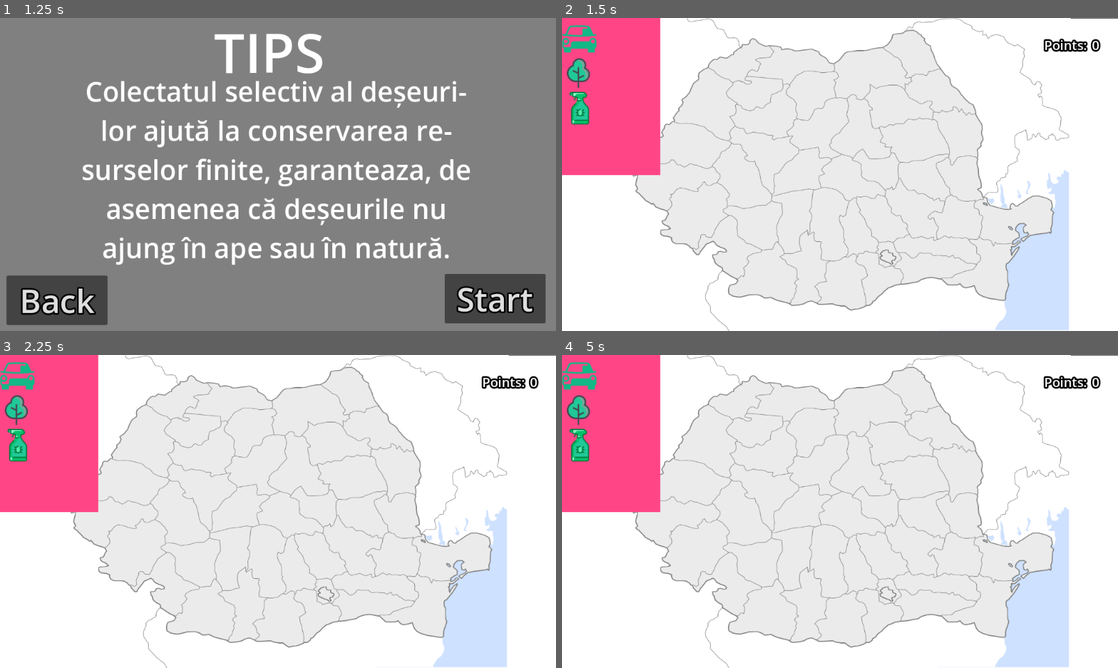
Above: before the commit, frames 1-4 (two rows, left to right).
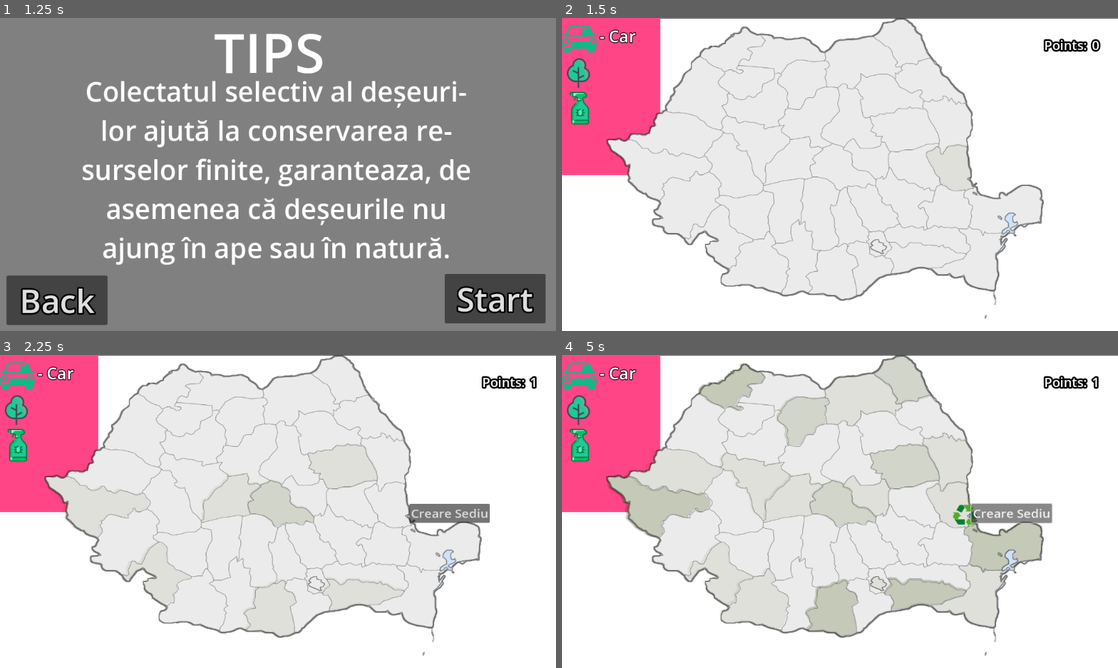
Above: after the commit, the same moments.

Repository: Yuichiro021/TechnoByte
Game: Godot game, scene res://main_menu/main_menu.tscn
Two runs of this game, one before a commit and one after it. Both use one fixed random seed, a clock stepped at 60 frames per second and the inputs below.
Inputs (mouse positions are in pixels of both pictures, inside the frame that each line leads up to):
- Up to frame 1 (1.25 s): click "Start" at 0.5 s
- Up to frame 2 (1.5 s): click "Start" at 1.25 s
- Up to frame 3 (2.25 s): move the mouse to (400, 495) at 2.02 s; click (400, 495) at 2.17 s
- Up to frame 4 (5 s): click (1012, 514) at 2.75 s, where only the run after the commit has a clickable "Creare Sediu"; click (1012, 514) at 3.5 s, where only the run after the commit has a clickable "Creare Sediu"; click (1012, 514) at 4.25 s, where only the run after the commit has a clickable "Creare Sediu"

Frame 1 is identical in both runs. In frame 2, 12% of the frame differs, in the area x 6-92%, y 0-100%; in frame 3, 14%; in frame 4, 22%, in the area x 6-97%, y 0-100%.

Commit message:
comit2.py

Diff:
--- a/Scenes/level1.tscn
+++ b/Scenes/level1.tscn
@@ -1,7 +1,7 @@
 [gd_scene load_steps=49 format=3 uid="uid://duriewur2gonr"]
 
-[ext_resource type="Texture2D" uid="uid://byqouqurwj2y1" path="res://resources/level/map.png" id="1_0hgvy"]
 [ext_resource type="Texture2D" uid="uid://d0167ut5lwf74" path="res://resources/backgrounds/white.png" id="1_a8x5o"]
+[ext_resource type="Texture2D" uid="uid://bqpg0jp0dhqrw" path="res://resources/level/HartaRo.png" id="2_7b3rj"]
 [ext_resource type="Texture2D" uid="uid://b6o8ryj1de2xv" path="res://resources/level/TM.png" id="2_c3i3c"]
 [ext_resource type="Script" path="res://Scripts/Judete.gd" id="2_hr183"]
 [ext_resource type="Texture2D" uid="uid://j1pug3f345tt" path="res://resources/level/AR.png" id="3_0nfh5"]
@@ -60,14 +60,16 @@
 expand_mode = 1
 
 [node name="TextureRect" type="TextureRect" parent="."]
+z_index = 2
 anchors_preset = 5
 anchor_left = 0.5
 anchor_right = 0.5
-offset_left = -425.0
-offset_right = 425.0
-offset_bottom = 576.0
+offset_left = -430.0
+offset_right = 375.0
+offset_bottom = 554.0
 grow_horizontal = 2
-texture = ExtResource("1_0hgvy")
+size_flags_horizontal = 4
+texture = ExtResource("2_7b3rj")
 expand_mode = 1
 
 [node name="Judete" type="Node2D" parent="TextureRect"]
@@ -76,7 +78,7 @@
 
 [node name="PH" type="Sprite2D" parent="TextureRect/Judete"]
 z_index = 1
-position = Vector2(503, 371)
+position = Vector2(490, 350.114)
 scale = Vector2(0.721591, 0.653821)
 texture = ExtResource("3_8h1sd")
 
@@ -84,7 +86,7 @@
 polygon = PackedVector2Array(3.5, -58.5, 4.5, -58.5, 4.5, -56.3, 6.5, -55.3, 6.5, -51.5, 7.5, -51.5, 7.5, -48.5, 8.5, - …(3023 unchanged characters)…
 
 [node name="TM" type="Sprite2D" parent="TextureRect/Judete"]
-position = Vector2(108, 298.5)
+position = Vector2(94.9999, 277.614)
 scale = Vector2(0.721804, 0.66092)
 texture = ExtResource("2_c3i3c")
 
@@ -92,7 +94,7 @@
 polygon = PackedVector2Array(-103.5, -78.4, -99.5, -77.4, -99.5, -76.3, -97.5, -75.3, -97.5, -74.5, -95.5, -74.5, -95.5 …(6527 unchanged characters)…
 
 [node name="AR" type="Sprite2D" parent="TextureRect/Judete"]
-position = Vector2(136.5, 233.5)
+position = Vector2(123.5, 212.614)
 scale = Vector2(0.7375, 0.639706)
 texture = ExtResource("3_0nfh5")
 
@@ -101,7 +103,7 @@
 polygon = PackedVector2Array(-23.5, -59.5, -21.5, -59.5, -21.5, -58.5, -20.5, -58.5, -20.5, -57.5, -18.5, -57.5, -18.5, …(4981 unchanged characters)…
 
 [node name="SM" type="Sprite2D" parent="TextureRect/Judete"]
-position = Vector2(243.485, 79.8932)
+position = Vector2(230.485, 59.0069)
 scale = Vector2(0.723711, 0.653133)
 texture = ExtResource("4_fkp7y")
 
@@ -109,7 +111,7 @@
 polygon = PackedVector2Array(36.5, -57.5, 37.5, -57.5, 37.5, -55.5, 38.5, -55.5, 38.5, -53.5, 39.3, -53.5, 40.3, -51.5, …(3538 unchanged characters)…
 
 [node name="BH" type="Sprite2D" parent="TextureRect/Judete"]
-position = Vector2(176.5, 161)
+position = Vector2(163.5, 140.114)
 scale = Vector2(0.759259, 0.679612)
 texture = ExtResource("5_o23tf")
 
@@ -118,7 +120,7 @@
 polygon = PackedVector2Array(10.5, -94.3, 12.5, -93.3, 12.5, -92.5, 14.5, -92.5, 14.5, -91.5, 16.5, -91.5, 16.5, -90.5, …(5161 unchanged characters)…
 
 [node name="MM" type="Sprite2D" parent="TextureRect/Judete"]
-position = Vector2(334.102, 87)
+position = Vector2(321.102, 66.1136)
 scale = Vector2(0.724762, 0.666667)
 texture = ExtResource("6_goa80")
 
@@ -127,7 +129,7 @@
 polygon = PackedVector2Array(-30.5, -45.5, -26.5, -45.5, -26.5, -44.5, -25.5, -44.5, -25.5, -43.5, -23.5, -43.5, -23.5, …(3221 unchanged characters)…
 
 [node name="SJ" type="Sprite2D" parent="TextureRect/Judete"]
-position = Vector2(267.167, 140.5)
+position = Vector2(254.167, 119.614)
 scale = Vector2(0.747685, 0.663265)
 texture = ExtResource("7_km7mt")
 
@@ -136,7 +138,7 @@
 polygon = PackedVector2Array(6.5, -40.5, 23.5, -40.5, 23.5, -39.5, 26.5, -39.5, 26.5, -38.5, 43.5, -38.5, 43.5, -37.5,  …(2577 unchanged characters)…
 
 [node name="CS" type="Sprite2D" parent="TextureRect/Judete"]
-position = Vector2(157.5, 364.5)
+position = Vector2(144.5, 343.614)
 scale = Vector2(0.721591, 0.637755)
 texture = ExtResource("8_1qmss")
 
@@ -145,7 +147,7 @@
 polygon = PackedVector2Array(59.5, -87.5, 60.5, -87.5, 60.5, -86.5, 61.5, -86.5, 61.5, -85.3, 63.5, -84.3, 63.5, -83.5, …(5706 unchanged characters)…
 
 [node name="CJ" type="Sprite2D" parent="TextureRect/Judete"]
-position = Vector2(286, 171)
+position = Vector2(273, 150.114)
 scale = Vector2(0.721591, 0.637755)
 texture = ExtResource("9_inm2c")
 
@@ -154,7 +156,7 @@
 polygon = PackedVector2Array(61.5, -65.5, 60.3, -65.5, 59.3, -63.5, 58.5, -63.5, 58.5, -62.5, 57.5, -62.5, 57.5, -60.5, …(4234 unchanged characters)…
 
 [node name="MH" type="Sprite2D" parent="TextureRect/Judete"]
-position = Vector2(214, 422.38)
+position = Vector2(201, 401.494)
 scale = Vector2(0.721591, 0.633484)
 texture = ExtResource("9_to0q7")
 
@@ -162,7 +164,7 @@
 polygon = PackedVector2Array(16.5, -80.5, 17.5, -80.5, 17.5, -79.5, 18.5, -79.5, 18.5, -78.3, 20.5, -77.3, 20.5, -76.5, …(5691 unchanged characters)…
 
 [node name="DJ" type="Sprite2D" parent="TextureRect/Judete"]
-position = Vector2(285, 469)
+position = Vector2(272, 448.114)
 scale = Vector2(0.721591, 0.633484)
 texture = ExtResource("10_3i2sl")
 
@@ -170,7 +172,7 @@
 polygon = PackedVector2Array(33.5, -79.5, 34.5, -79.5, 34.5, -77.5, 35.5, -77.5, 35.5, -75.5, 36.5, -75.5, 36.5, -73.5, …(4068 unchanged characters)…
 
 [node name="GJ" type="Sprite2D" parent="TextureRect/Judete"]
-position = Vector2(264, 382)
+position = Vector2(251, 361.114)
 scale = Vector2(0.721591, 0.633484)
 texture = ExtResource("11_r2bk3")
 
@@ -178,7 +180,7 @@
 polygon = PackedVector2Array(50.5, -61.5, 52.5, -61.5, 52.5, -60.5, 55.5, -60.5, 55.5, -59.5, 58.5, -59.5, 58.5, -58.5, …(2884 unchanged characters)…
 
 [node name="HD" type="Sprite2D" parent="TextureRect/Judete"]
-position = Vector2(244, 290)
+position = Vector2(231, 269.114)
 scale = Vector2(0.721591, 0.633484)
 texture = ExtResource("12_4g3po")
 
@@ -186,7 +188,7 @@
 polygon = PackedVector2Array(-22.5, -84.5, -20.5, -84.5, -20.5, -83.5, -17.5, -83.5, -17.5, -82.5, -4.5, -82.5, -4.5, - …(4478 unchanged characters)…
 
 [node name="AB" type="Sprite2D" parent="TextureRect/Judete"]
-position = Vector2(284, 261)
+position = Vector2(271, 240.114)
 scale = Vector2(0.721591, 0.633484)
 texture = ExtResource("13_6ha3s")
 
@@ -194,7 +196,7 @@
 polygon = PackedVector2Array(-68.5, -88.5, -66.5, -88.5, -66.5, -87.5, -64.5, -87.5, -64.5, -86.4, -60.5, -85.4, -60.5, …(4659 unchanged characters)…
 
 [node name="MS" type="Sprite2D" parent="TextureRect/Judete"]
-position = Vector2(383, 203.81)
+position = Vector2(370, 182.924)
 scale = Vector2(0.721591, 0.653821)
 texture = ExtResource("14_ak4sh")
 
@@ -202,7 +204,7 @@
 polygon = PackedVector2Array(45.5, -80.5, 69.5, -80.5, 69.5, -79.5, 70.5, -79.5, 70.5, -75.5, 71.5, -75.5, 71.5, -52.5, …(4298 unchanged characters)…
 
 [node name="SB" type="Sprite2D" parent="TextureRect/Judete"]
-position = Vector2(355, 282)
+position = Vector2(342, 261.114)
 scale = Vector2(0.721591, 0.653821)
 texture = ExtResource("15_gnhwy")
 
@@ -210,7 +212,7 @@
 polygon = PackedVector2Array(38.5, -59.3, 38.5, -58.5, 39.5, -58.5, 39.5, -56.5, 40.5, -56.5, 40.5, -55.5, 41.5, -55.5, …(3089 unchanged characters)…
 
 [node name="VL" type="Sprite2D" parent="TextureRect/Judete"]
-position = Vector2(337, 375)
+position = Vector2(324, 354.114)
 scale = Vector2(0.721591, 0.653821)
 texture = ExtResource("18_4lf74")
 
@@ -218,7 +220,7 @@
 polygon = PackedVector2Array(46.5, -79.5, 45.5, -79.5, 45.5, -70.5, 44.5, -70.5, 44.5, -67.5, 43.5, -67.5, 43.5, -50.5, …(2789 unchanged characters)…
 
 [node name="OT" type="Sprite2D" parent="TextureRect/Judete"]
-position = Vector2(359, 462)
+position = Vector2(346, 441.114)
 scale = Vector2(0.721591, 0.653821)
 texture = ExtResource("19_n8tf5")
 
@@ -226,7 +228,7 @@
 polygon = PackedVector2Array(4.5, -95.5, 5.5, -95.5, 5.5, -94.5, 7.5, -94.5, 7.5, -93.5, 10.5, -93.5, 10.5, -92.5, 12.5 …(4049 unchanged characters)…
 
 [node name="BN" type="Sprite2D" parent="TextureRect/Judete"]
-position = Vector2(374, 142)
+position = Vector2(361, 121.114)
 scale = Vector2(0.721591, 0.653821)
 texture = ExtResource("20_47bfn")
 
@@ -235,7 +237,7 @@
 polygon = PackedVector2Array(6.5, -60.5, 13.5, -60.5, 13.5, -59.5, 16.5, -59.5, 16.5, -58.5, 41.5, -58.5, 41.5, -59.5,  …(2495 unchanged characters)…
 
 [node name="TR" type="Sprite2D" parent="TextureRect/Judete"]
-position = Vector2(427, 486)
+position = Vector2(414, 465.114)
 scale = Vector2(0.721591, 0.653821)
 texture = ExtResource("21_y6psi")
 
@@ -243,7 +245,7 @@
 polygon = PackedVector2Array(33.5, -70.5, 34.5, -70.5, 34.5, -67.5, 33.5, -67.5, 33.5, -65.5, 32.5, -65.5, 32.5, -62.5, …(2977 unchanged characters)…
 
 [node name="AG" type="Sprite2D" parent="TextureRect/Judete"]
-position = Vector2(404, 380)
+position = Vector2(391, 359.114)
 scale = Vector2(0.721591, 0.653821)
 texture = ExtResource("22_ilhn5")
 
@@ -251,7 +253,7 @@
 polygon = PackedVector2Array(3.5, -95.5, 8.5, -95.5, 8.5, -94.4, 14.5, -93.4, 14.5, -92.4, 18.5, -91.4, 18.5, -90.5, 20 …(2855 unchanged characters)…
 
 [node name="BV" type="Sprite2D" parent="TextureRect/Judete"]
-position = Vector2(448, 293)
+position = Vector2(435, 272.114)
 scale = Vector2(0.721591, 0.653821)
 texture = ExtResource("23_odbg7")
 
@@ -260,7 +262,7 @@
 polygon = PackedVector2Array(-20.5, -57.4, -14.5, -56.4, -14.5, -55.5, -9.5, -55.5, -9.5, -54.4, -5.5, -53.4, -5.5, -51 …(3605 unchanged characters)…
 
 [node name="HR" type="Sprite2D" parent="TextureRect/Judete"]
-position = Vector2(464, 202)
+position = Vector2(451, 181.114)
 scale = Vector2(0.721591, 0.653821)
 texture = ExtResource("24_ha8uw")
 
@@ -269,7 +271,7 @@
 polygon = PackedVector2Array(-19.5, -83.5, -18.5, -83.5, -18.5, -80.5, -17.5, -80.5, -17.5, -78.5, -16.7, -78.5, -15.7, …(4739 unchanged characters)…
 
 [node name="CV" type="Sprite2D" parent="TextureRect/Judete"]
-position = Vector2(493, 282)
+position = Vector2(480, 261.114)
 scale = Vector2(0.721591, 0.653821)
 texture = ExtResource("25_gyg3y")
 
@@ -278,7 +280,7 @@
 polygon = PackedVector2Array(-36.5, -50.4, -32.5, -49.4, -32.5, -48.5, -31.5, -48.5, -31.5, -46.5, -30.5, -46.5, -30.5, …(3115 unchanged characters)…
 
 [node name="SV" type="Sprite2D" parent="TextureRect/Judete"]
-position = Vector2(485, 103)
+position = Vector2(472, 82.1136)
 scale = Vector2(0.721591, 0.653821)
 texture = ExtResource("26_on82t")
 
@@ -287,7 +289,7 @@
 polygon = PackedVector2Array(28.5, -67.5, 29.5, -67.5, 29.5, -66.3, 31.5, -65.3, 31.5, -64.5, 32.5, -64.5, 32.5, -63.5, …(4478 unchanged characters)…
 
 [node name="BT" type="Sprite2D" parent="TextureRect/Judete"]
-position = Vector2(559, 67)
+position = Vector2(546, 46.1136)
 scale = Vector2(0.721591, 0.653821)
 texture = ExtResource("27_y4g45")
 
@@ -295,7 +297,7 @@
 polygon = PackedVector2Array(-12.5, -60.5, -9.5, -60.5, -9.5, -59.5, 5.5, -59.5, 5.5, -58.5, 7.5, -58.5, 7.5, -57.5, 10 …(3457 unchanged characters)…
 
 [node name="BC" type="Sprite2D" parent="TextureRect/Judete"]
-position = Vector2(562, 226)
+position = Vector2(549, 205.114)
 scale = Vector2(0.721591, 0.653821)
 texture = ExtResource("28_asv8p")
 
@@ -303,7 +305,7 @@
 polygon = PackedVector2Array(19.5, -56.5, 38.5, -56.5, 38.5, -55.5, 41.5, -55.5, 41.5, -54.5, 42.5, -54.5, 42.5, -55.5, …(2921 unchanged characters)…
 
 [node name="IS" type="Sprite2D" parent="TextureRect/Judete"]
-position = Vector2(610, 136)
+position = Vector2(597, 115.114)
 scale = Vector2(0.721591, 0.653821)
 texture = ExtResource("29_xo4po")
 
@@ -311,7 +313,7 @@
 polygon = PackedVector2Array(3.5, -55.3, 5.5, -54.3, 5.5, -53.5, 6.5, -53.5, 6.5, -51.5, 7.5, -51.5, 7.5, -49.5, 8.5, - …(4100 unchanged characters)…
 
 [node name="NT" type="Sprite2D" parent="TextureRect/Judete"]
-position = Vector2(538, 164)
+position = Vector2(525, 143.114)
 scale = Vector2(0.721591, 0.653821)
 texture = ExtResource("30_ub2vl")
 
@@ -319,7 +321,7 @@
 polygon = PackedVector2Array(-3.5, -53.5, -2.5, -53.5, -2.5, -52.5, -1.5, -52.5, -1.5, -51.3, 0.5, -50.3, 0.5, -49.5, 1 …(3467 unchanged characters)…
 
 [node name="VS" type="Sprite2D" parent="TextureRect/Judete"]
-position = Vector2(642, 218)
+position = Vector2(629, 197.114)
 scale = Vector2(0.721591, 0.653821)
 texture = ExtResource("31_a22o3")
 
@@ -328,7 +330,7 @@
 polygon = PackedVector2Array(-5.5, -71.5, -4.5, -71.5, -4.5, -68.5, -3.5, -68.5, -3.5, -66.5, -2.5, -66.5, -2.5, -65.5, …(3547 unchanged characters)…
 
 [node name="VN" type="Sprite2D" parent="TextureRect/Judete"]
-position = Vector2(579, 295)
+position = Vector2(566, 274.114)
 scale = Vector2(0.721591, 0.653821)
 texture = ExtResource("32_uua0r")
 
@@ -337,7 +339,7 @@
 polygon = PackedVector2Array(48.3, -54.5, 46.5, -54.5, 46.5, -53.5, 43.5, -53.5, 43.5, -52.5, 41.5, -52.5, 41.5, -51.5, …(2923 unchanged characters)…
 
 [node name="GL" type="Sprite2D" parent="TextureRect/Judete"]
-position = Vector2(649, 295)
+position = Vector2(636, 274.114)
 scale = Vector2(0.721591, 0.653821)
 texture = ExtResource("33_llm4k")
 
@@ -347,7 +349,7 @@
 
 [node name="DB" type="Sprite2D" parent="TextureRect/Judete"]
 z_index = 1
-position = Vector2(460, 386)
+position = Vector2(447, 365.114)
 scale = Vector2(0.721591, 0.653821)
 texture = ExtResource("34_iodsb")
 
@@ -355,7 +357,7 @@
 polygon = PackedVector2Array(-14.5, -74.5, -13.5, -74.5, -13.5, -71.5, -12.5, -71.5, -12.5, -68.5, -11.5, -68.5, -11.5, …(2704 unchanged characters)…
 
 [node name="BZ" type="Sprite2D" parent="TextureRect/Judete"]
-position = Vector2(564, 350)
+position = Vector2(551, 329.114)
 scale = Vector2(0.721591, 0.653821)
 texture = ExtResource("35_m76fu")
 
@@ -364,7 +366,7 @@
 polygon = PackedVector2Array(-39, -68.5, -38, -68.5, -38, -66.5, -37, -66.5, -37, -64.5, -36.2, -64.5, -35.2, -62.5, -3 …(3606 unchanged characters)…
 
 [node name="GR" type="Sprite2D" parent="TextureRect/Judete"]
-position = Vector2(499, 480)
+position = Vector2(486, 459.114)
 scale = Vector2(0.721591, 0.653821)
 texture = ExtResource("36_8yk12")
 
@@ -374,7 +376,7 @@
 
 [node name="IF" type="Sprite2D" parent="TextureRect/Judete"]
 show_behind_parent = true
-position = Vector2(514, 435)
+position = Vector2(501, 414.114)
 scale = Vector2(0.721591, 0.653821)
 texture = ExtResource("37_tk6j4")
 
@@ -382,7 +384,7 @@
 polygon = PackedVector2Array(1, -33, 4, -33, 4, -32, 7, -32, 7, -31, 10, -31, 10, -30, 11, -30, 11, -29, 12, -29, 12, - …(2009 unchanged characters)…
 
 [node name="B" type="Sprite2D" parent="TextureRect/Judete"]
-position = Vector2(514, 441)
+position = Vector2(501, 420.114)
 scale = Vector2(0.721591, 0.653821)
 texture = ExtResource("38_0gbwd")
 
@@ -390,7 +392,7 @@
 polygon = PackedVector2Array(-1.5, -11.3, 0.5, -10.3, 0.5, -9.5, 2.5, -9.5, 2.5, -8.5, 5.5, -8.5, 5.5, -7.5, 7.5, -7.5, …(336 unchanged characters)…
 
 [node name="IL" type="Sprite2D" parent="TextureRect/Judete"]
-position = Vector2(603, 429)
+position = Vector2(590, 408.114)
 scale = Vector2(0.721591, 0.653821)
 texture = ExtResource("39_2yvxp")
 
@@ -399,7 +401,7 @@
 polygon = PackedVector2Array(-71.5, -35.5, -70.5, -35.5, -70.5, -34.3, -68.5, -33.3, -68.5, -32.5, -67.5, -32.5, -67.5, …(3595 unchanged characters)…
 
 [node name="CL" type="Sprite2D" parent="TextureRect/Judete"]
-position = Vector2(600, 460)
+position = Vector2(587, 439.114)
 scale = Vector2(0.721591, 0.653821)
 texture = ExtResource("40_3ok2y")
 
@@ -408,7 +410,7 @@
 polygon = PackedVector2Array(-75.5, -37.5, -74.5, -37.5, -74.5, -36.5, -73.5, -36.5, -73.5, -35.3, -71.5, -34.3, -71.5, …(3535 unchanged characters)…
 
 [node name="BR" type="Sprite2D" parent="TextureRect/Judete"]
-position = Vector2(638, 366)
+position = Vector2(625, 345.114)
 scale = Vector2(0.721591, 0.653821)
 texture = ExtResource("41_h5cp4")
 
@@ -417,7 +419,7 @@
 polygon = PackedVector2Array(-8.5, -54.9, -2.5, -53.9, -2.5, -53, -0.5, -53, -0.5, -52, 0.5, -52, 0.5, -50.8, 2.5, -49. …(2241 unchanged characters)…
 
 [node name="TL" type="Sprite2D" parent="TextureRect/Judete"]
-position = Vector2(744, 374)
+position = Vector2(731, 353.114)
 scale = Vector2(0.721591, 0.653821)
 texture = ExtResource("42_r2a0r")
 
@@ -426,7 +428,7 @@
 polygon = PackedVector2Array(74.5, -62.4, 80.5, -61.4, 80.5, -60.5, 83.5, -60.5, 83.5, -59.5, 85.5, -59.5, 85.5, -58.4, …(4351 unchanged characters)…
 
 [node name="CT" type="Sprite2D" parent="TextureRect/Judete"]
-position = Vector2(683, 462)
+position = Vector2(670, 441.114)
 scale = Vector2(0.721591, 0.653821)
 texture = ExtResource("43_krtn0")
 
@@ -436,6 +438,7 @@
 
 [node name="Timer" type="Timer" parent="."]
 wait_time = 0.1
+autostart = true
 
 [node name="side_menu" type="Node2D" parent="."]
 position = Vector2(866, 21)
@@ -507,6 +510,10 @@
 offset_top = 12.0
 offset_right = 112.0
 offset_bottom = 69.0
+theme_override_colors/font_outline_color = Color(0, 0, 0, 1)
+theme_override_constants/outline_size = 5
+theme_override_font_sizes/font_size = 30
+text = "- Car"
 
 [node name="TextureRect2" type="TextureRect" parent="icon_menu/MarginContainer/HBoxContainer/VBoxContainer"]
 layout_mode = 2
